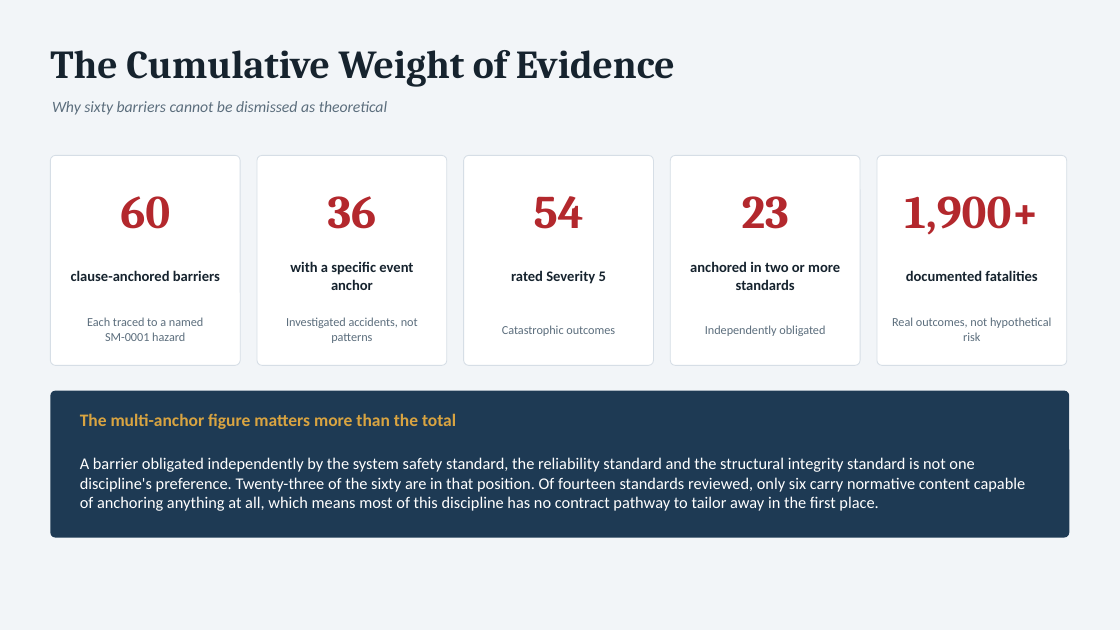
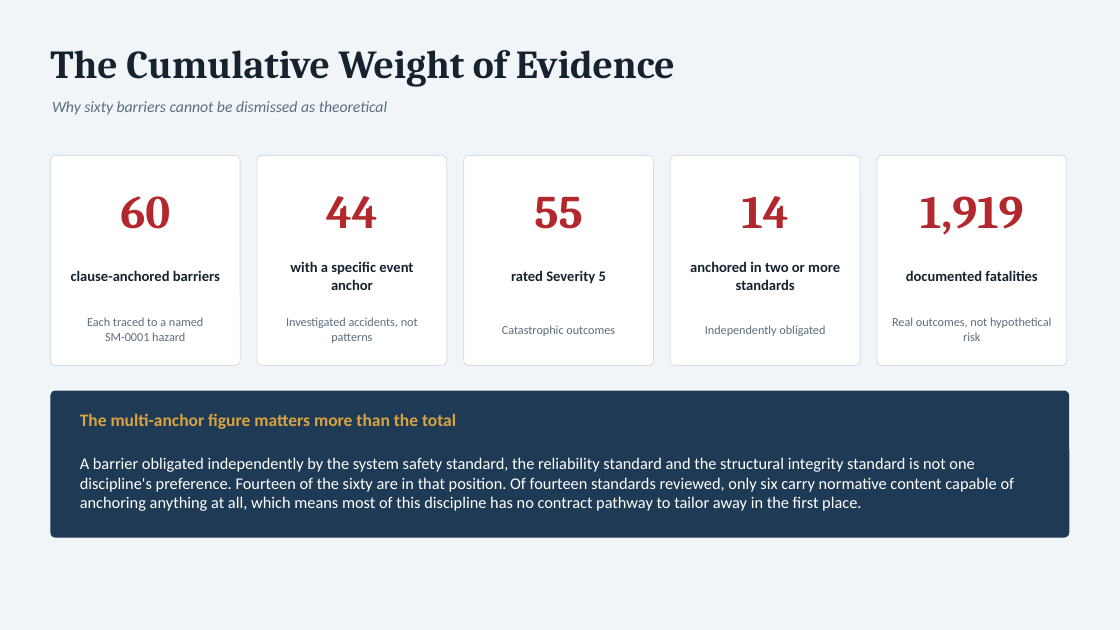
Before and after one commit to curtfoxley-cloud/Process, a slide deck: slide 9 of Sixty_Barriers_RM_Deck.pptx. Drawn at 1120x630 pixels with LibreOffice and Linux fonts; fonts in the diff are those of the drawing. Boxes give left, top, right and bottom in pixels: in the first picture for what was removed or moved away, otherwise in the second. Text is boxed around its words. In the diff, an @@ line names an element or a change of style, - is before the commit and + after.

```diff
--- a/Sixty_Barriers_RM_Deck.pptx
+++ b/Sixty_Barriers_RM_Deck.pptx
@@ text at [326, 196, 378, 228]: text changed @@
-36
+44
@@ text at [534, 196, 582, 229]: text changed @@
-54
+55
@@ text at [742, 196, 789, 228]: text changed @@
-23
+14
@@ text at [920, 196, 1023, 235]: text changed @@
-1,900+
+1,919
@@ text at [80, 457, 1015, 511]: text changed @@
-A barrier obligated independently by the system safety standard, the reliability standard and the structural integrity standard is not one discipline's preference. Twenty-three of the sixty are in that position. Of fourteen standards reviewed, only six carry normative content capable of anchoring anything at all, which means most of this discipline has no contract pathway to tailor away in the first place.
+A barrier obligated independently by the system safety standard, the reliability standard and the structural integrity standard is not one discipline's preference. Fourteen of the sixty are in that position. Of fourteen standards reviewed, only six carry normative content capable of anchoring anything at all, which means most of this discipline has no contract pathway to tailor away in the first place.
```
Also in this commit, not shown: 3 other slides changed, 1 other file.
